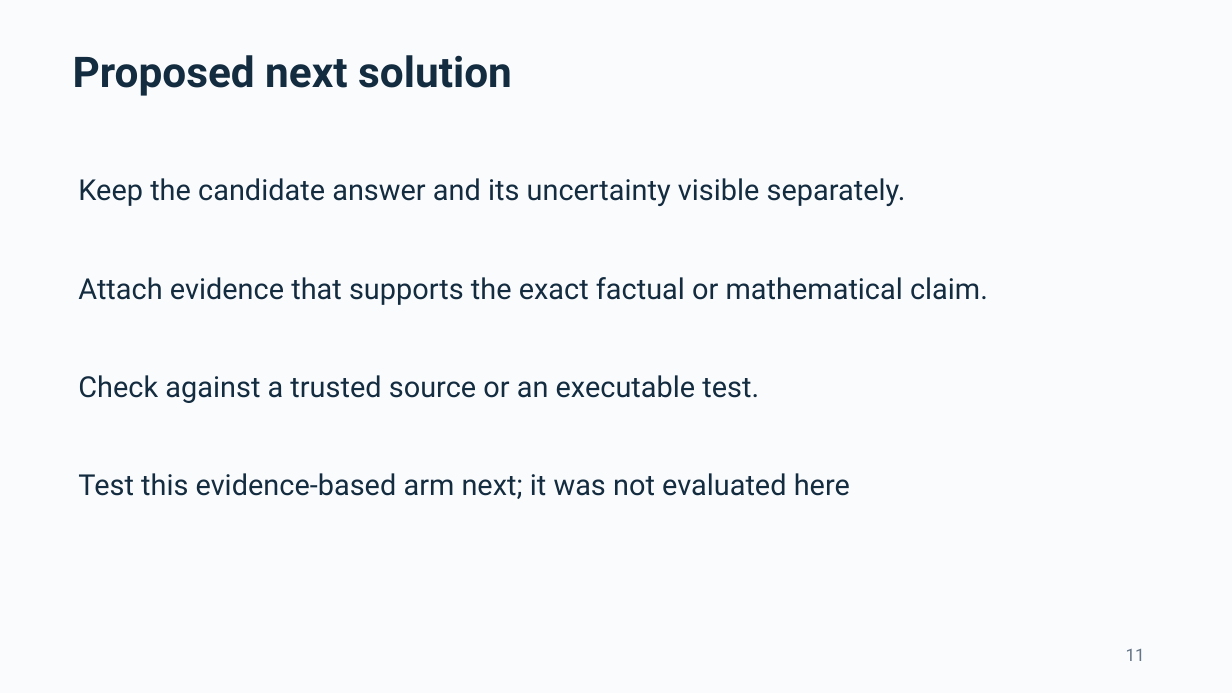
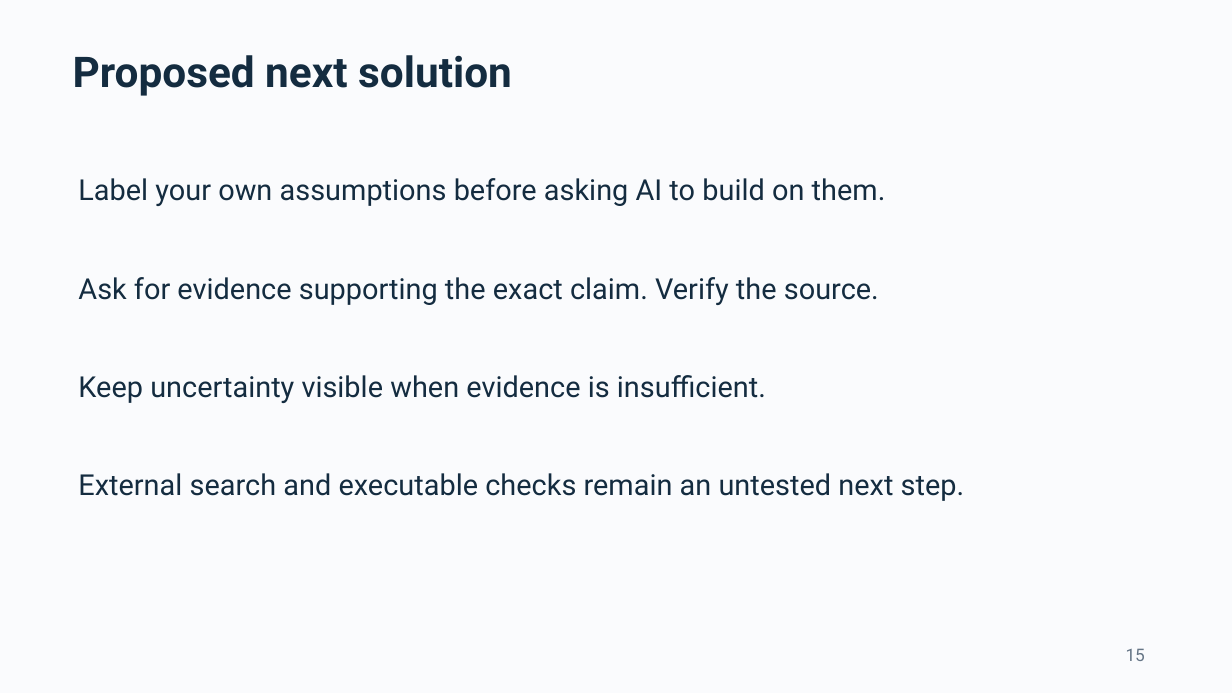
Before and after one commit to ThomasLin070217/comp2501-ai-reliability, a slide deck: slide 15 of Submission_Pack/COMP2501_presentation.pptx (slide 11 before the commit). Drawn at 1232x693 pixels with LibreOffice and Linux fonts; fonts in the diff are those of the drawing. Boxes give left, top, right and bottom in pixels: in the first picture for what was removed or moved away, otherwise in the second. Text is boxed around its words. In the diff, an @@ line names an element or a change of style, - is before the commit and + after.

```diff
--- a/Submission_Pack/COMP2501_presentation.pptx
+++ b/Submission_Pack/COMP2501_presentation.pptx
@@ text at (78, 178, 886, 206): text changed @@
-Keep the candidate answer and its uncertainty visible separately.
+Label your own assumptions before asking AI to build on them.
@@ text at (78, 277, 879, 305): text changed @@
-Attach evidence that supports the exact factual or mathematical claim.
+Ask for evidence supporting the exact claim. Verify the source.
@@ text at (78, 375, 766, 403): text changed @@
-Check against a trusted source or an executable test.
+Keep uncertainty visible when evidence is insufficient.
@@ text at (78, 473, 965, 501): text changed @@
-Test this evidence-based arm next; it was not evaluated here
+External search and executable checks remain an untested next step.
@@ text at (1126, 648, 1145, 661): text changed @@
-11
+15
```
Also in this commit, not shown: 7 other slides changed, 5 slides added, 1 slide removed, 20 other files.
